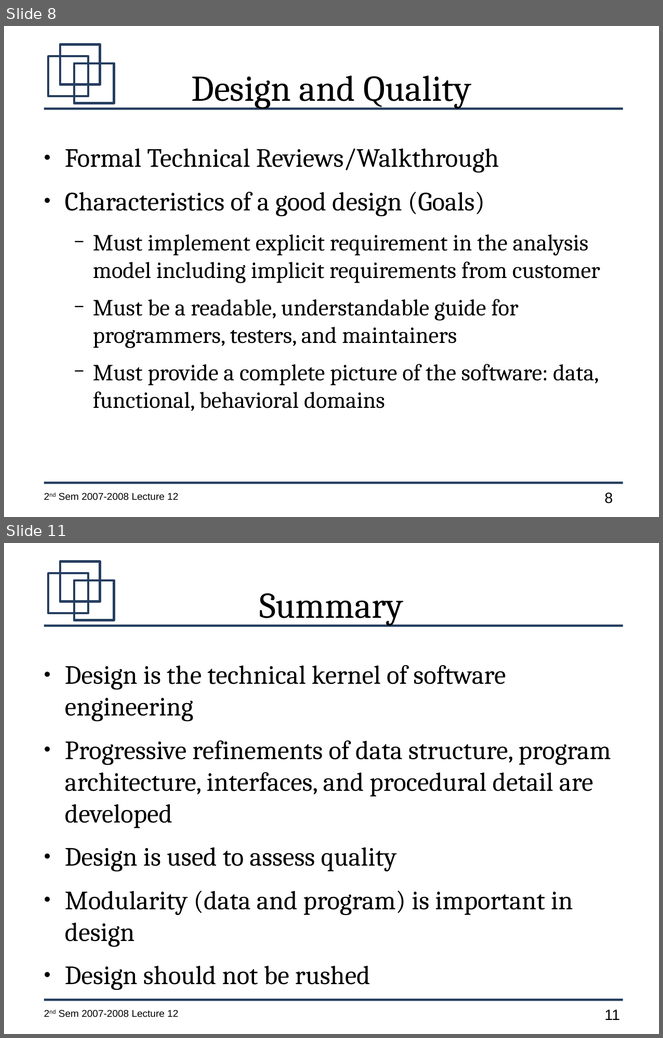
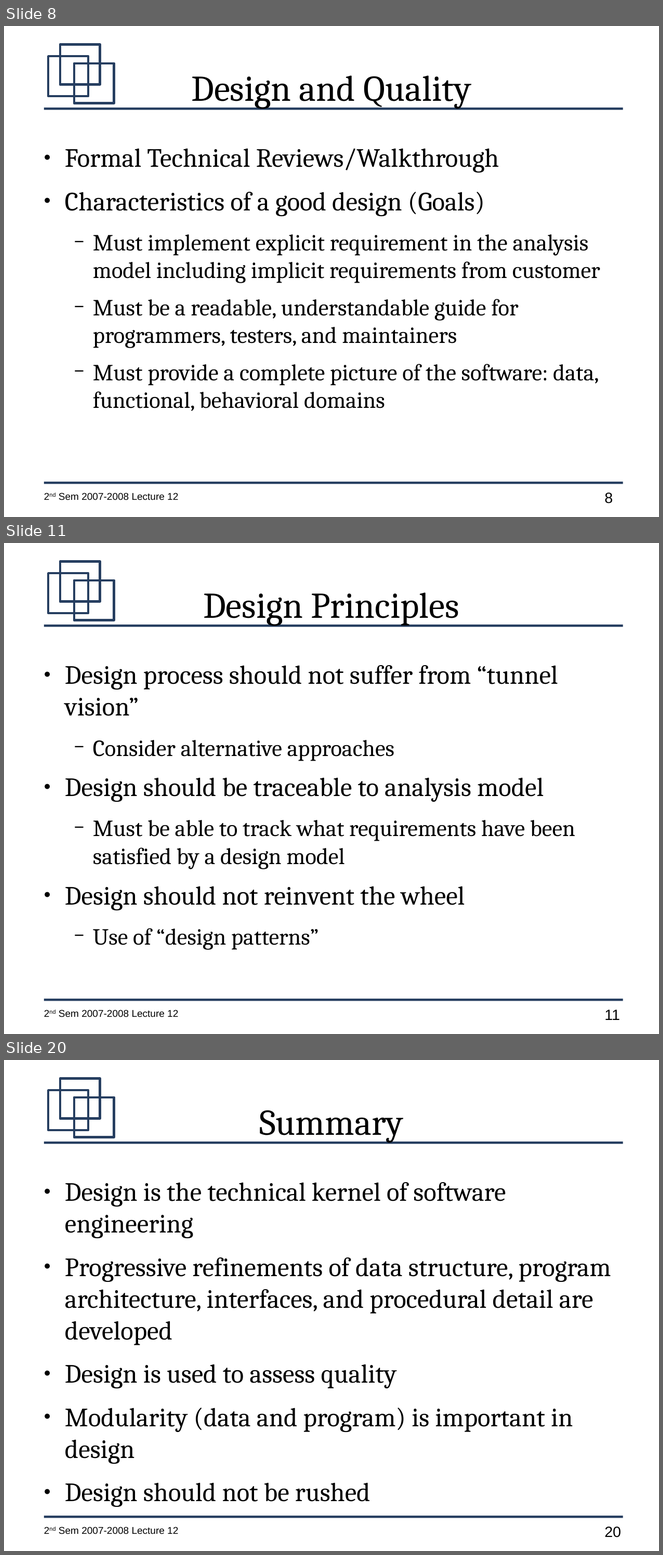
Before and after one commit to jachermocilla/jach-homepage, a slide deck: CMSC128-2nd-Sem-2007-L13.odp. Shown one above the other, each under a label of ours: slides 8 and 11 before the commit, slides 8, 11 and 20 after it; the slides between them are not shown. The pictures are 663x1038 and 663x1555 pixels, drawn with LibreOffice and Linux fonts; fonts in the diff are those of the drawing. Boxes give left, top, right and bottom in pixels: in the first picture for what was removed or moved away, otherwise in the second. Text is boxed around its words. In the diff, an @@ line names an element or a change of style, - is before the commit and + after.

```diff
--- a/CMSC128-2nd-Sem-2007-L13.odp
+++ b/CMSC128-2nd-Sem-2007-L13.odp
@@ slide 11 added at (4, 543, 659, 1034), background #FFFFFF; not listed: 7 template elements that a slide beside it also shows @@
@@ title added at (203, 592, 460, 626), 44 pt, text #000000 @@
+Design Principles
@@ text added at (65, 665, 575, 950), 32 pt, text #000000 @@
+● Design process should not suffer from “tunnel vision”
+  − Consider alternative approaches
+● Design should be traceable to analysis model
+  − Must be able to track what requirements have been satisfied by a design model
+● Design should not reinvent the wheel
+  − Use of “design patterns”
@@ what was slide 11 is now slide 20 @@
@@ page number at (605, 1527, 621, 1538): text changed @@
-11
+20
```
Also in this commit, not shown: 2 slides changed, 8 other slides added.
